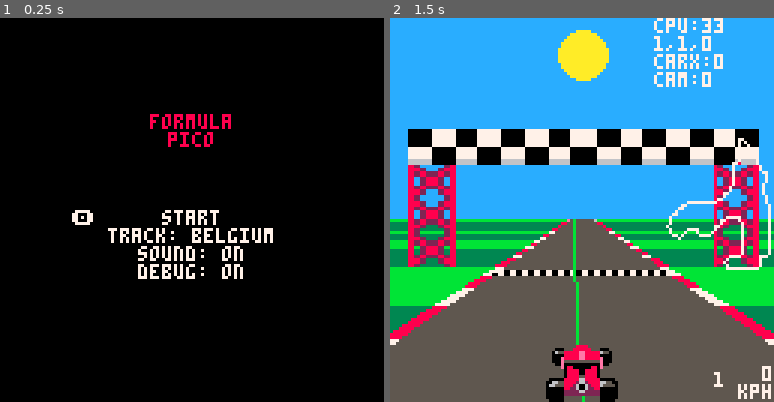
Above: before the commit, frames 1-2 (left to right).
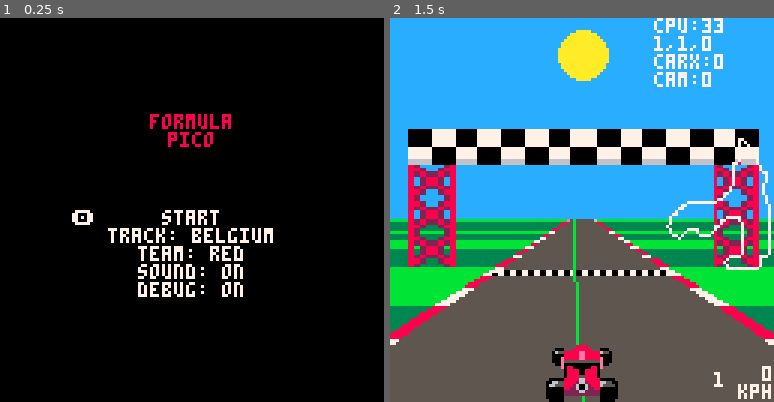
Above: after the commit, the same moments.

Repository: Joeltronics/formula_pico
Game: PICO-8 cartridge formula_pico.p8
Same seed, same stepped clock (60 frames per second), same inputs: the game is played once before the commit and once after it.
Inputs:
- Up to frame 1 (0.25 s): no input
- Up to frame 2 (1.5 s): tap X (X key) at 0.33, 1.07 s; tap O (Z key) at 0.7 s

The runs differ from the first frame. In frame 1, 0.9% of the frame differs, in the area x 35-64%, y 59-73%; in frame 2, nothing differs.

Commit message:
Add team color selection

Diff:
--- a/drawing.lua
+++ b/drawing.lua
@@ -296,7 +296,18 @@
 	print(gear)
 end
 
+function init_car_palettes(team_idx)
+	car_palette = palettes[team_idx]
+	car_palette = {
+		[8]=car_palette[1],  -- main
+		[14]=car_palette[2],  -- accent 1
+		[2]=car_palette[3],  -- dark
+		[13]=car_palette[4],  -- floor
+	}
+end
+
 function draw_car(x, y, scale)
+	if (car_palette) pal(car_palette, 0)
 	palt(0, false)
 	palt(11, true)
 
@@ -334,6 +345,7 @@
 		camera()
 	end
 
+	pal()
 	palt()
 end
 
--- a/game_logic.lua
+++ b/game_logic.lua
@@ -1,8 +1,9 @@
 
-function init_game(track_idx)
+function init_game(track_idx, team_idx)
 	road = tracks[track_idx]
 	if (debug) poke(0x5F2D, 1)  -- enable keyboard
 	poke(0x5f36, 0x40)  -- prevent printing at bottom of screen from triggering scroll
+	init_car_palettes(team_idx)
 	init_corners()
 	init_minimap()
 end
--- a/globals.lua
+++ b/globals.lua
@@ -39,6 +39,18 @@
 road_detail_draw_distance = 30
 sprite_draw_distance = 45
 
+palettes = {
+	-- main, accent, dark, floor
+	{ 8, 14, 2, 2, name='red' },
+	{ 1, 8, 0, 0, name='blue' },
+	{ 3, 11, 5, 0, name='green' },
+	{ 10, 0, 5, 0, name='yellow' },
+	{ 9, 12, 4, 4, name='orange' },
+	{ 14, 7, 2, 2, name='pink' },
+	{ 6, 7, 5, 0, name='silver' },
+	-- TODO: black team (need to recolor rear wing then)
+}
+
 --
 -- Globals that are effectively const after init
 --
@@ -61,6 +73,7 @@
 --
 
 road = nil  -- Setting this also acts as "game started" flag
+car_palette = nil
 
 camcnr, camseg, camtotseg = 1, 1, 1
 car_x, cam_x, cam_z = 0, 0, 0
--- a/title_screen.lua
+++ b/title_screen.lua
@@ -1,18 +1,19 @@
 
 
-row_zero_idx = 0
-track_zero_idx = 0
+row_zidx = 0
+track_zidx = 0
+team_zidx = 0
 
 function init_title_screen()
 end
 
 function update_title_screen()
 
-	if (btnp(2)) row_zero_idx = (row_zero_idx - 1) % 4
-	if (btnp(3)) row_zero_idx = (row_zero_idx + 1) % 4
+	if (btnp(2)) row_zidx = (row_zidx - 1) % 5
+	if (btnp(3)) row_zidx = (row_zidx + 1) % 5
 
-	if (row_zero_idx == 0 and btnp(4)) then
-		init_game(1 + track_zero_idx)
+	if (row_zidx == 0 and btnp(4)) then
+		init_game(1 + track_zidx, 1 + team_zidx)
 		return
 	end
 
@@ -21,12 +22,11 @@
 	if (btnp(1) or btnp(4)) incr += 1
 
 	if incr ~= 0 then
-		if (row_zero_idx == 1) track_zero_idx = (track_zero_idx + incr) % #tracks
-
-		if (row_zero_idx == 2) enable_sound = not enable_sound
-
+		if (row_zidx == 1) track_zidx = (track_zidx + incr) % #tracks
+		if (row_zidx == 2) team_zidx = (team_zidx + incr) % #palettes
+		if (row_zidx == 3) enable_sound = not enable_sound
 		-- TODO: add separate debug option to print CPU or not
-		if (row_zero_idx == 3) debug = not debug
+		if (row_zidx == 4) debug = not debug
 	end
 end
 
@@ -38,14 +38,16 @@
 	print_centered('pico', 64, 32+6, 8)
 
 	print_centered('start', 64, 64, 7)
-	print_centered("track: " .. tracks[track_zero_idx+1].name, 64, 70, 7)
-	print_centered("sound: " .. (enable_sound and "on" or "off"), 64, 76, 7)
-	print_centered("debug: " .. (debug and "on" or "off"), 64, 82, 7)
+	print_centered("track: " .. tracks[track_zidx+1].name, 64, 70, 7)
+	-- TODO: print team in its color
+	print_centered("team: " .. palettes[team_zidx+1].name, 64, 76, 7)
+	print_centered("sound: " .. (enable_sound and "on" or "off"), 64, 82, 7)
+	print_centered("debug: " .. (debug and "on" or "off"), 64, 88, 7)
 
-	if row_zero_idx == 0 then
-		print('🅾️', 32 - 8, 64 + row_zero_idx * 6)
+	if row_zidx == 0 then
+		print('🅾️', 32 - 8, 64 + row_zidx * 6)
 	else
-		print('◀', 32 - 8, 64 + row_zero_idx * 6)
-		print('▶', 96 + 8, 64 + row_zero_idx * 6)
+		print('◀', 32 - 8, 64 + row_zidx * 6)
+		print('▶', 96 + 8, 64 + row_zidx * 6)
 	end
 end
Not shown, changed: 19 lines of the sprite sheet (__gfx__) section of formula_pico.p8
Not shown, changed: TODO.md
